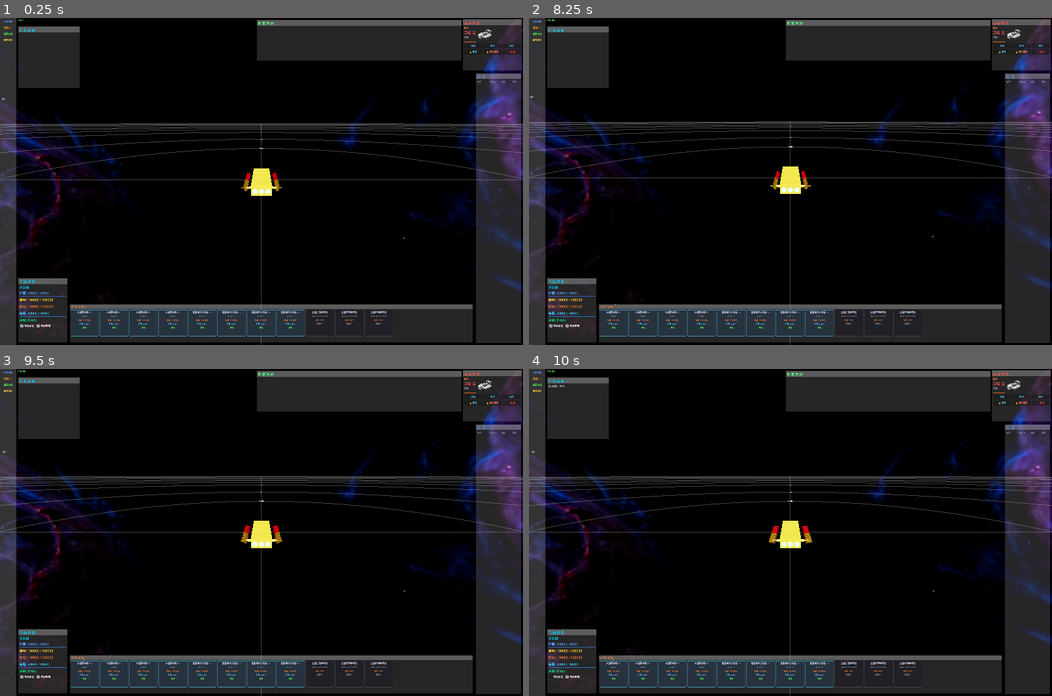
Above: before the commit, frames 1-4 (two rows, left to right).
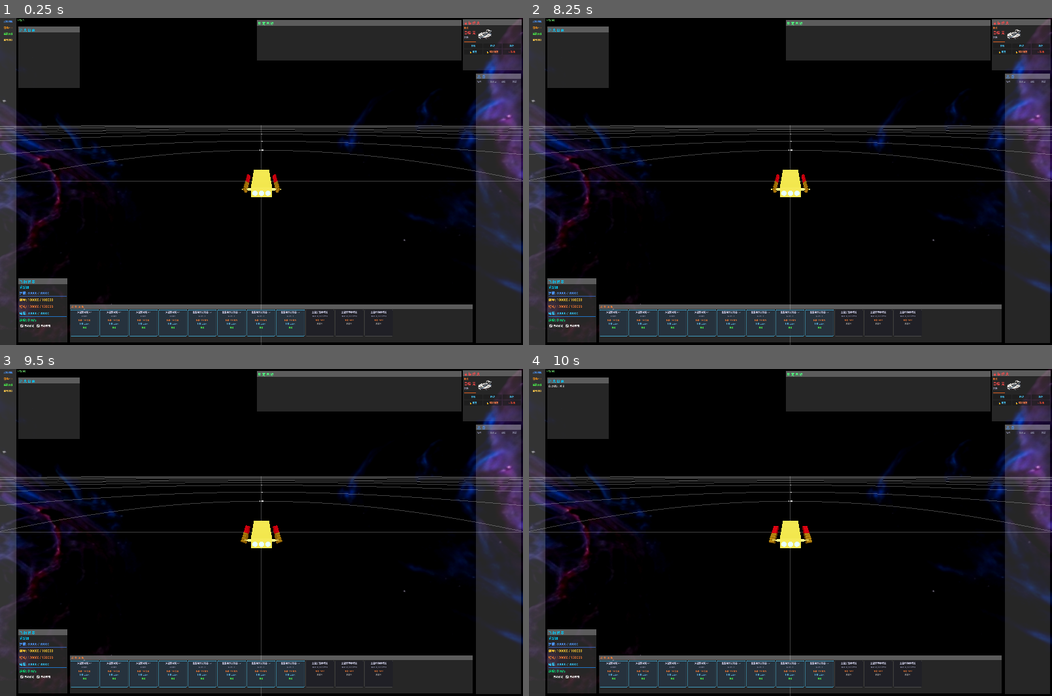
Above: after the commit, the same moments.

Repository: ZhanXuzhao/space-war
Game: Godot game, scene res://scenes/main.tscn
The game is run twice, just before and just after one commit, with the same random seed, the same clock (stepped at 60 frames per second) and the same inputs. The engine's default icon, where the game draws it, is replaced by a stand-in: a white triangle on a blue panel in a dark square.
Inputs:
- Up to frame 1 (0.25 s): no input
- Up to frame 2 (8.25 s): click "自动锁定" at 0.5 s; click "自动攻击" at 1.25 s; click "靠近" at 2 s; click "环绕" at 2.75 s; click "跃迁" at 3.5 s; click "🔒 锁定" at 4.25 s; click "🔓 解除锁定" at 5 s; click "⚔ 攻击" at 5.75 s; click "召唤敌舰" at 6.5 s; click "召唤x10" at 7.25 s; click "新建游戏" at 8 s
- Up to frame 3 (9.5 s): click "重开游戏" at 8.75 s
- Up to frame 4 (10 s): click "自动锁定" at 9.5 s

The runs differ from the first frame. In frame 1, 3.9% of the frame differs, in the area x 0-100%, y 3-90%; in frame 2, 5.4%, in the area x 0-100%, y 0-94%; in frame 3, 0.4%; in frame 4, less than 0.1%.

Commit message:
实现Q 移动

Diff:
--- a/scripts/controllers/PlayerController.gd
+++ b/scripts/controllers/PlayerController.gd
@@ -377,22 +377,34 @@
 	var desired_pos: Vector3
 	if camera_focus_target and is_instance_valid(camera_focus_target) and camera_focus_target.is_inside_tree():
 		desired_pos = camera_focus_target.global_position
+		# 有焦点目标时平滑过渡
+		var smooth_weight = 1.0 - exp(-3.0 * delta)
+		_camera_look_at_pos = _camera_look_at_pos.lerp(desired_pos, smooth_weight)
 	else:
 		camera_focus_target = null
 		desired_pos = controlled_ship.global_position
-
-	# 平滑轨道中心（指数逼近）
-	var smooth_weight = 1.0 - exp(-3.0 * delta)
-	_camera_look_at_pos = _camera_look_at_pos.lerp(desired_pos, smooth_weight)
+		# 无焦点目标时直接跟随飞船，位置与朝向均无平滑
+		_camera_look_at_pos = desired_pos
 
 	# 根据球面坐标计算相机偏移
 	var offset = _compute_camera_offset()
-	_camera.global_position = _camera_look_at_pos + offset
-
-	# 旋转用 slerp 平滑追踪实际目标位置，避免抖动
-	var target_quat = Quaternion(Basis.looking_at(desired_pos - _camera.global_position, Vector3.UP))
-	var rot_weight = 1.0 - exp(-8.0 * delta)
-	_camera.quaternion = _camera.quaternion.slerp(target_quat, rot_weight)
+	var target_pos = _camera_look_at_pos + offset
+	# 用 global_transform 整体设置，避免子节点局部变换受父节点旋转影响
+	if camera_focus_target:
+		# 有焦点目标时，朝向用 slerp 平滑过渡
+		var current_global = _camera.global_transform
+		current_global.origin = target_pos
+		_camera.global_transform = current_global
+		var target_quat = Quaternion(Basis.looking_at(desired_pos - target_pos, Vector3.UP))
+		var rot_weight = 1.0 - exp(-8.0 * delta)
+		current_global = _camera.global_transform
+		var new_quat = Quaternion(current_global.basis).slerp(target_quat, rot_weight)
+		current_global.basis = Basis(new_quat)
+		_camera.global_transform = current_global
+	else:
+		# 无焦点目标时直接跟随飞船，位置朝向均用 global_transform 避免父节点影响
+		var target_basis = Basis.looking_at(desired_pos - target_pos, Vector3.UP)
+		_camera.global_transform = Transform3D(target_basis, target_pos)
 
 ## 根据当前球面坐标（方位角/仰角/距离）计算相机相对偏移
 func _compute_camera_offset() -> Vector3:
@@ -412,12 +424,13 @@
 	else:
 		_camera_look_at_pos = controlled_ship.global_position
 
-	_camera.global_position = _camera_look_at_pos + _compute_camera_offset()
+	var offset = _compute_camera_offset()
+	var target_pos = _camera_look_at_pos + offset
 	var target_basis = Basis.looking_at(
-		(_camera_look_at_pos if camera_focus_target else controlled_ship.global_position) - _camera.global_position,
+		(_camera_look_at_pos if camera_focus_target else controlled_ship.global_position) - target_pos,
 		Vector3.UP
 	)
-	_camera.quaternion = Quaternion(target_basis)
+	_camera.global_transform = Transform3D(target_basis, target_pos)
 
 # ---------------------------------------------------------------------------
 # 输入处理
@@ -447,9 +460,9 @@
 		_snap_camera()
 		add_message("相机复位", Color(0.3, 0.8, 1))
 
-	# 左键拖拽 - 旋转视角
+	# 左键拖拽 - 旋转视角（按住 Q 时禁用，避免与 Q+左键移动冲突）
 	if event is InputEventMouseButton and event.button_index == MOUSE_BUTTON_LEFT:
-		if event.pressed:
+		if event.pressed and not Input.is_key_pressed(KEY_Q):
 			_drag_left_pressed = true
 			_drag_left_start_pos = get_viewport().get_mouse_position()
 			_drag_left_is_dragging = false
--- a/scripts/ships/Ship.gd
+++ b/scripts/ships/Ship.gd
@@ -86,6 +86,13 @@
 ## 半径数字的反缩放系数（用于 _process 中计算标签缩放）
 var _range_label_scale_inv: float = 1.0
 
+## 移动预览 - 目标位置小圆环（Q+鼠标时显示）
+var _move_preview_circle: MeshInstance3D
+## 移动预览 - 飞船到目标的连线（Q+鼠标时显示）
+var _move_preview_line: MeshInstance3D
+## 是否正在显示移动目标的持久预览（点击后到抵达前持续显示）
+var _show_move_target_preview: bool = false
+
 ## 阵营
 enum Faction { PLAYER, NPC_FRIENDLY, NPC_HOSTILE, NEUTRAL }
 @export var faction: Faction = Faction.NEUTRAL
@@ -100,6 +107,7 @@
 	_setup_nose_color()
 	if faction == Faction.PLAYER:
 		_setup_tactical_grid()
+		_setup_move_preview()
 
 ## 随机飞船名字池（按船型，由 ShipData.SHIP_CLASS_NAMES_POOL 管理）
 ## 公开接口：根据船型获取随机名字（供 EnemySpawner 等外部调用）
@@ -472,6 +480,17 @@
 	_update_range_labels()
 	if faction == Faction.PLAYER:
 		_update_drop_lines()
+		_update_tactical_grid_world_aligned()
+	# 移动目标持久预览：飞船移动时持续更新连线，抵达后自动隐藏
+	if _show_move_target_preview:
+		if has_move_order and is_alive:
+			# 如果没按住 Q，由飞船自己更新预览；按住 Q 时由 InteractionController 控制
+			if not Input.is_key_pressed(KEY_Q):
+				show_move_preview(move_target)
+		else:
+			# 移动完成或取消，清除持久预览
+			_show_move_target_preview = false
+			hide_move_preview()
 
 ## 更新速度箭头：速度越快箭头越长
 func _update_velocity_arrow() -> void:
@@ -598,6 +617,8 @@
 			label.position = pos
 			label.scale = Vector3.ONE * scale_inv
 			add_child(label)
+			# 记录标签的原始局部偏移，用于每帧反旋转保持世界对齐
+			label.set_meta("world_offset", pos)
 			_range_labels.append(label)
 
 	# 创建敌方飞船到网格面的垂线网格实例
@@ -610,6 +631,20 @@
 	drop_mat.transparency = BaseMaterial3D.TRANSPARENCY_ALPHA
 	drop_mat.shading_mode = BaseMaterial3D.SHADING_MODE_UNSHADED
 	_drop_lines.material_override = drop_mat
+
+## 每帧反旋转战术网格，使其永远水平于世界坐标系（Y轴垂直、XZ线平行世界）
+func _update_tactical_grid_world_aligned() -> void:
+	if not _tactical_grid or not _tactical_grid.visible:
+		return
+	# 提取飞船旋转的逆，仅抵消旋转，保留位置和缩放继承
+	var inv_rot = Basis(global_basis.get_rotation_quaternion().inverse())
+	_tactical_grid.transform.basis = inv_rot
+	_drop_lines.transform.basis = inv_rot
+	for label in _range_labels:
+		if not label.has_meta("world_offset"):
+			continue
+		var orig_offset: Vector3 = label.get_meta("world_offset")
+		label.position = inv_rot * orig_offset
 
 ## 更新敌方飞船到战术网格面（XZ平面）的弧线
 ## 以我方为圆心、敌我距离为半径，在敌我所在的垂直平面内画弧，从敌方位置落到 XZ 网格面
@@ -903,6 +938,9 @@
 	move_target = position
 	has_move_order = true
 	has_velocity_order = false
+	# 启用移动目标持久预览（抵达后自动消失）
+	_show_move_target_preview = true
+	show_move_preview(position)
 
 ## 速度指令模式：直接指定目标速度向量（用于环绕径向/切向分配）
 func order_set_velocity(target_velocity: Vector3) -> void:
@@ -983,3 +1021,74 @@
 		show_orbit_trajectory(radius)
 	else:
 		hide_orbit_trajectory()
+
+# ---------------------------------------------------------------------------
+# Q+鼠标 移动预览（小圆 + 连线）
+# ---------------------------------------------------------------------------
+
+## 初始化移动预览视觉元素
+func _setup_move_preview() -> void:
+	_move_preview_circle = MeshInstance3D.new()
+	_move_preview_circle.name = "MovePreviewCircle"
+	add_child(_move_preview_circle)
+	_move_preview_circle.visible = false
+
+	_move_preview_line = MeshInstance3D.new()
+	_move_preview_line.name = "MovePreviewLine"
+	add_child(_move_preview_line)
+	_move_preview_line.visible = false
+
+## 显示移动预览（在目标世界位置画小圆 + 从飞船到目标的连线）
+func show_move_preview(world_target: Vector3) -> void:
+	if not _move_preview_circle or not _move_preview_line:
+		return
+	if not _tactical_grid or not _tactical_grid.visible:
+		hide_move_preview()
+		return
+
+	var local_target = to_local(world_target)
+	var preview_color = Color(0.3, 1.0, 0.5, 0.9)  # 亮绿色半透明
+	var circle_radius = 100.0
+	var segments = 32
+
+	# --- 更新目标小圆环 ---
+	var st = SurfaceTool.new()
+	st.begin(Mesh.PRIMITIVE_LINES)
+	for i in range(segments):
+		var a1 = (2.0 * PI * i) / segments
+		var a2 = (2.0 * PI * (i + 1)) / segments
+		var p1 = Vector3(cos(a1) * circle_radius, 0.0, sin(a1) * circle_radius)
+		var p2 = Vector3(cos(a2) * circle_radius, 0.0, sin(a2) * circle_radius)
+		st.add_vertex(p1 + local_target)
+		st.add_vertex(p2 + local_target)
+	var mesh = st.commit()
+	var mat := StandardMaterial3D.new()
+	mat.albedo_color = preview_color
+	mat.transparency = BaseMaterial3D.TRANSPARENCY_ALPHA
+	mat.shading_mode = BaseMaterial3D.SHADING_MODE_UNSHADED
+	mesh.surface_set_material(0, mat)
+	_move_preview_circle.mesh = mesh
+	_move_preview_circle.visible = true
+
+	# --- 更新飞船到目标的连线 ---
+	st = SurfaceTool.new()
+	st.begin(Mesh.PRIMITIVE_LINES)
+	st.add_vertex(Vector3.ZERO)  # 飞船原点（局部坐标）
+	st.add_vertex(local_target)
+	mesh = st.commit()
+	mat = StandardMaterial3D.new()
+	mat.albedo_color = preview_color
+	mat.transparency = BaseMaterial3D.TRANSPARENCY_ALPHA
+	mat.shading_mode = BaseMaterial3D.SHADING_MODE_UNSHADED
+	mesh.surface_set_material(0, mat)
+	_move_preview_line.mesh = mesh
+	_move_preview_line.visible = true
+
+## 隐藏移动预览
+func hide_move_preview() -> void:
+	if _show_move_target_preview:
+		return  # 有持久预览时跳过隐藏，由抵达逻辑自动清除
+	if _move_preview_circle:
+		_move_preview_circle.visible = false
+	if _move_preview_line:
+		_move_preview_line.visible = false
--- a/scripts/ui/InteractionController.gd
+++ b/scripts/ui/InteractionController.gd
@@ -18,6 +18,16 @@
 func _ready() -> void:
 	await get_tree().process_frame
 	_find_player()
+	set_process(true)
+
+func _process(_delta: float) -> void:
+	if not player_ship:
+		return
+	if Input.is_key_pressed(KEY_Q):
+		_update_move_preview()
+	else:
+		if player_ship and player_ship.has_method("hide_move_preview"):
+			player_ship.hide_move_preview()
 
 func _find_player() -> void:
 	var ships = get_tree().get_nodes_in_group("player_ship")
@@ -114,6 +124,11 @@
 	var query = PhysicsRayQueryParameters3D.create(origin, ray_end)
 	var result = space_state.intersect_ray(query)
 
+	# Q+左键 → 移动命令（类似右键行为）
+	if Input.is_key_pressed(KEY_Q):
+		_handle_q_left_click(result, origin, direction)
+		return
+
 	# Alt+左键 → 显示目标信息面板 + 相机锁定（点击虚空不执行操作）
 	if event.alt_pressed:
 		if result:
@@ -137,3 +152,49 @@
 			target_info_requested.emit(collider)
 		elif collider is Station:
 			target_info_requested.emit(collider)
+
+## 计算鼠标射线与飞船本地 XZ 平面（战术网格面）的交点
+## 返回世界空间中的目标位置；若射线平行于平面或交点在后方则返回 null
+func _get_grid_intersection() -> Variant:
+	if not player_ship:
+		return null
+	var cam = _get_camera()
+	if not cam:
+		return null
+	var mouse_pos = get_viewport().get_mouse_position()
+	var origin = cam.project_ray_origin(mouse_pos)
+	var direction = cam.project_ray_normal(mouse_pos)
+
+	# 战术网格在飞船的本地 XZ 平面（y=0），世界空间中的平面法线 = ship.basis.y
+	var ship = player_ship
+	var plane_normal = ship.global_basis.y
+	var plane_point = ship.global_position
+	var denom = plane_normal.dot(direction)
+	if abs(denom) < 0.0001:
+		return null  # 射线平行于平面，无交点
+
+	var t = plane_normal.dot(plane_point - origin) / denom
+	if t < 0:
+		return null  # 交点在相机后方
+
+	return origin + direction * t
+
+## 更新移动预览（Q 按下时每帧调用）
+func _update_move_preview() -> void:
+	if not player_ship:
+		return
+	var world_target = _get_grid_intersection()
+	if world_target != null:
+		if player_ship.has_method("show_move_preview"):
+			player_ship.show_move_preview(world_target)
+	else:
+		if player_ship.has_method("hide_move_preview"):
+			player_ship.hide_move_preview()
+
+## Q+左键 → 移动到鼠标射线与飞船 XZ 平面（战术网格面）的交点
+func _handle_q_left_click(_result: Dictionary, _origin: Vector3, _direction: Vector3) -> void:
+	if not player_ship:
+		return
+	var world_target = _get_grid_intersection()
+	if world_target != null:
+		player_ship.order_move_to(world_target)
